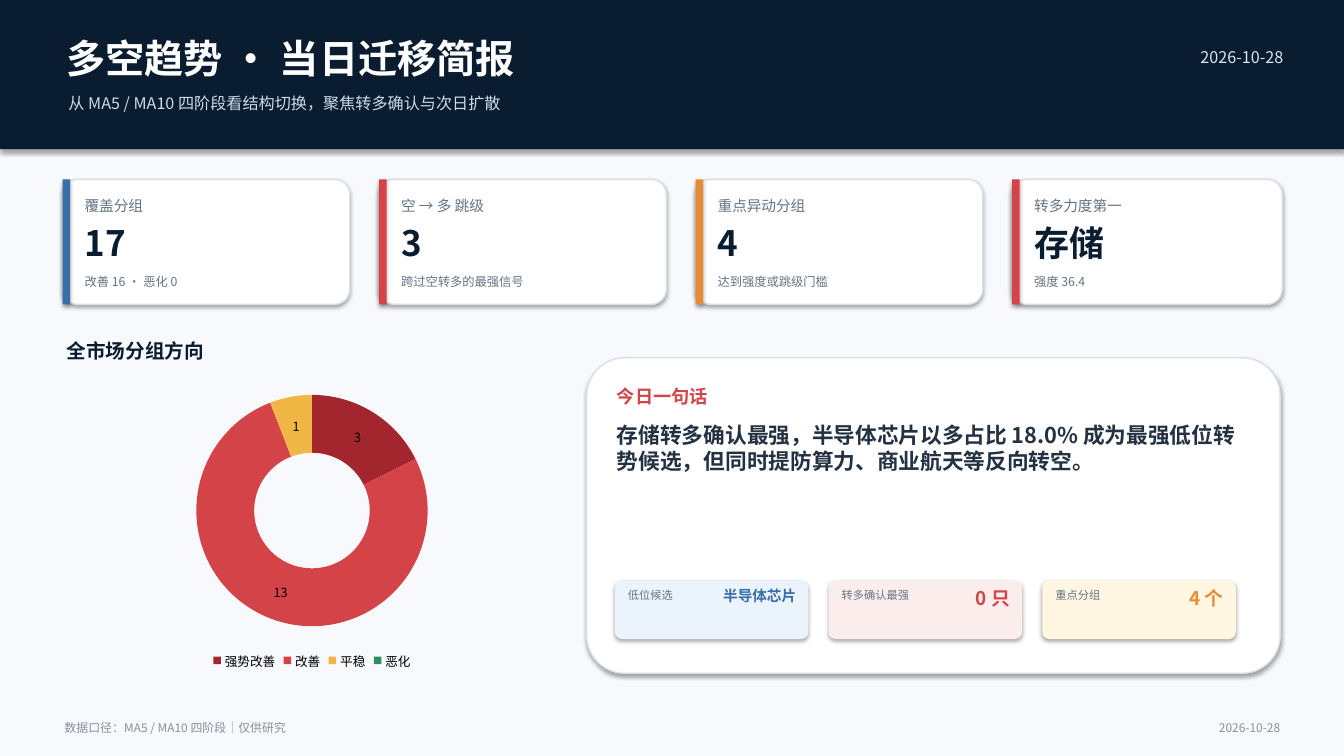
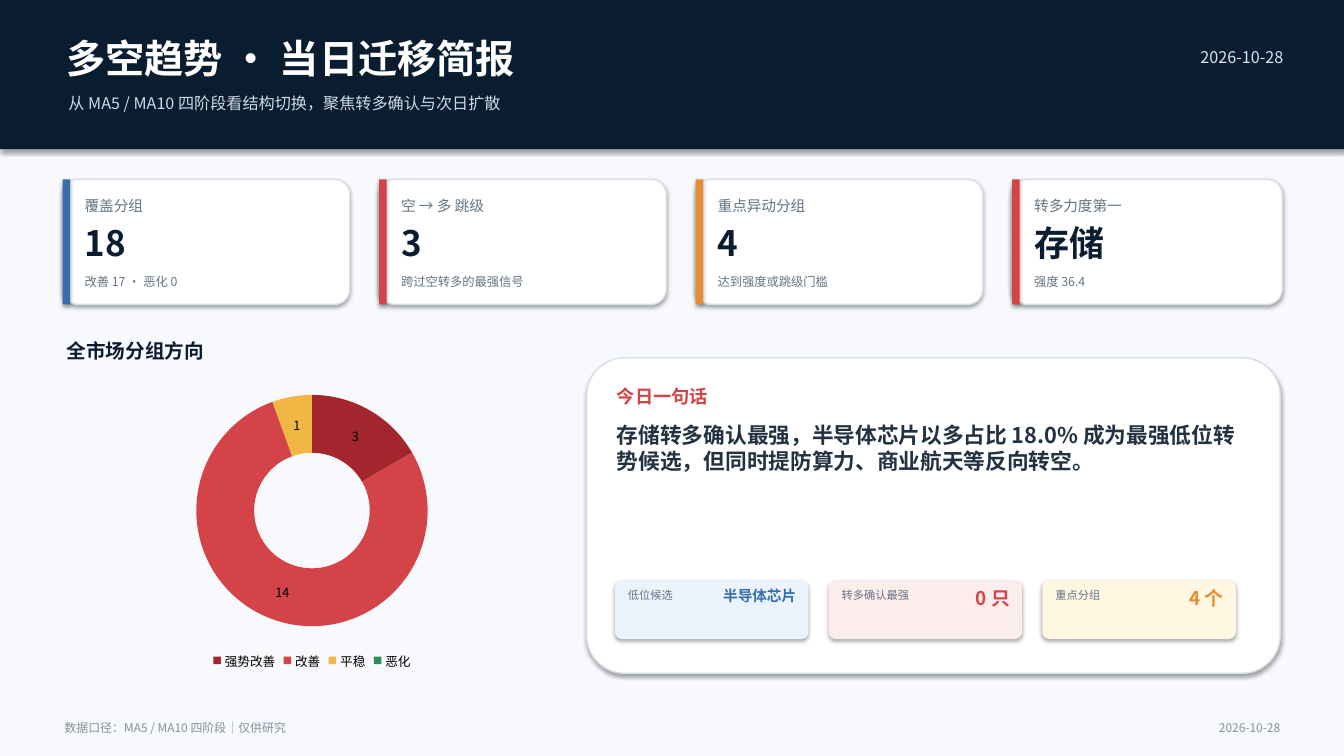
Before and after one commit to nancybhc/a-share-blast-lab, a slide deck: slide 1 of assets/多空阶段简报_2026-10-28.pptx. Drawn at 1344x756 pixels with LibreOffice and Linux fonts; fonts in the diff are those of the drawing. Boxes give left, top, right and bottom in pixels: in the first picture for what was removed or moved away, otherwise in the second. Text is boxed around its words. In the diff, an @@ line names an element or a change of style, - is before the commit and + after.

```diff
--- a/assets/多空阶段简报_2026-10-28.pptx
+++ b/assets/多空阶段简报_2026-10-28.pptx
@@ text at bbox=[85, 229, 126, 257]: text changed @@
-17
+18
@@ text at bbox=[85, 276, 178, 287]: text changed @@
-改善 16 · 恶化 0
+改善 17 · 恶化 0
@@ doughnut chart at bbox=[73, 381, 552, 674] @@
@@ Series 1, 改善: 13 to 14 @@
```
Also in this commit, not shown: 3 other slides changed, 7 other files.
